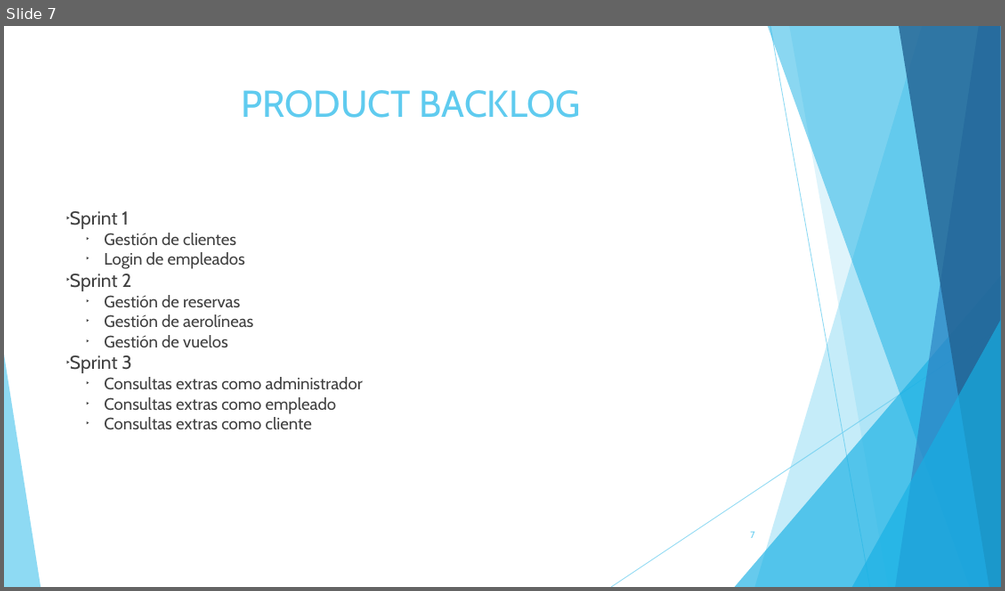
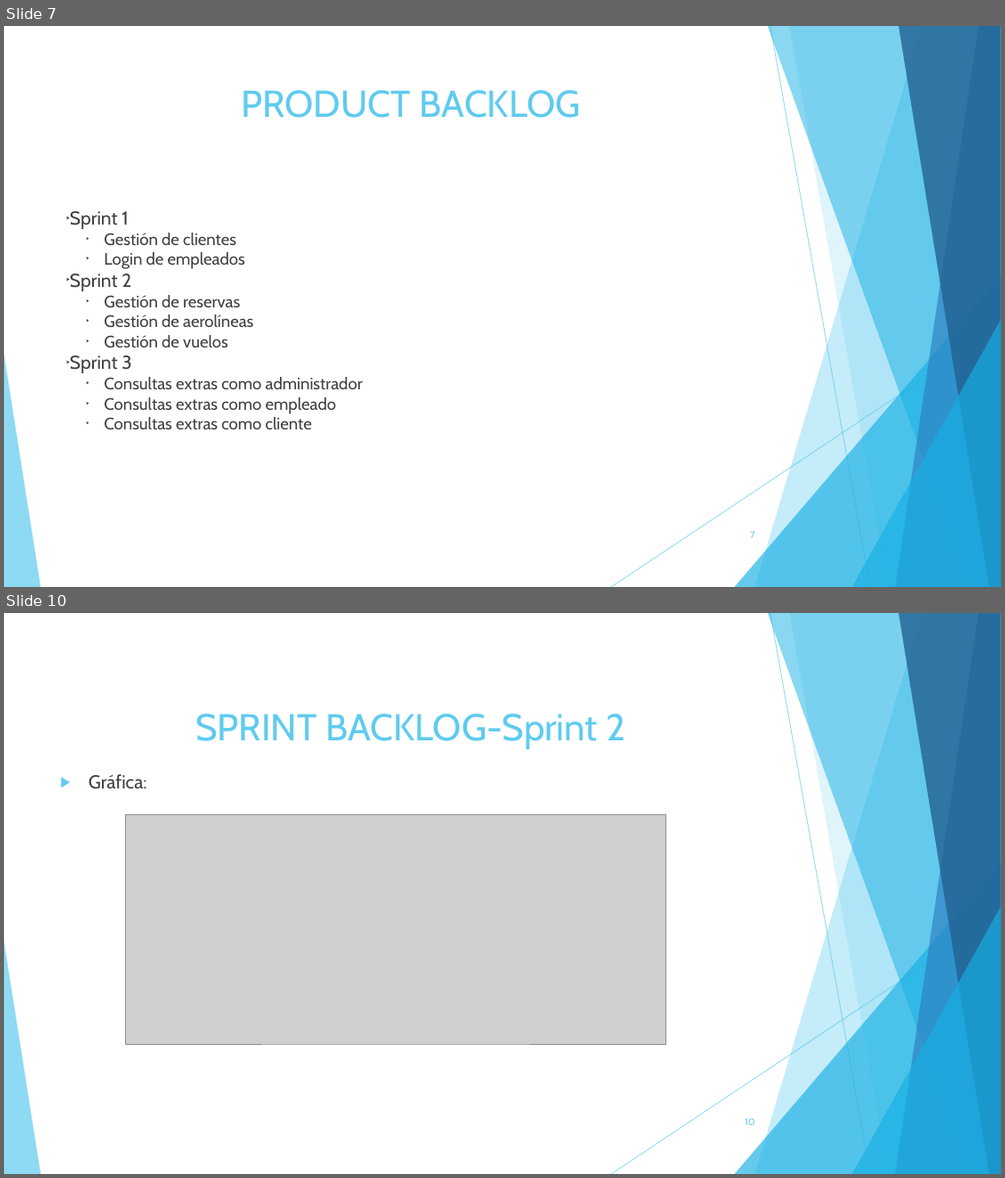
Before and after one commit to mycodeself/DSS_NegoServicios, a slide deck: Presentacion_Fase1.pptx. Shown one above the other, each under a label of ours: slide 7 before the commit, slides 7 and 10 after it; the slides between them are not shown. The pictures are 1005x591 and 1005x1178 pixels, drawn with LibreOffice and Linux fonts; fonts in the diff are those of the drawing; grey boxes stand for pictures. Boxes give left, top, right and bottom in pixels: in the first picture for what was removed or moved away, otherwise in the second. Text is boxed around its words. In the diff, an @@ line names an element or a change of style, - is before the commit and + after.

```diff
--- a/Presentacion_Fase1.pptx
+++ b/Presentacion_Fase1.pptx
@@ slide 10 added at <box>4,613,1001,1174</box>, background #FFFFFF; not listed: 10 template elements that a slide beside it also shows @@
@@ title added at <box>195,714,625,749</box>, 36 pt, text #5FCBEF @@
+SPRINT BACKLOG-Sprint 2
@@ subtitle added at <box>89,774,147,789</box>, 18 pt, text #404040 @@
+▶ Gráfica:
@@ picture added at <box>126,814,666,1044</box> @@
@@ page number added at <box>744,1118,754,1125</box>, 9 pt, text #5FCBEF @@
+10
```
Also in this commit, not shown: 2 slides changed, 1 other slide added, 1 slide removed, 25 other files.
